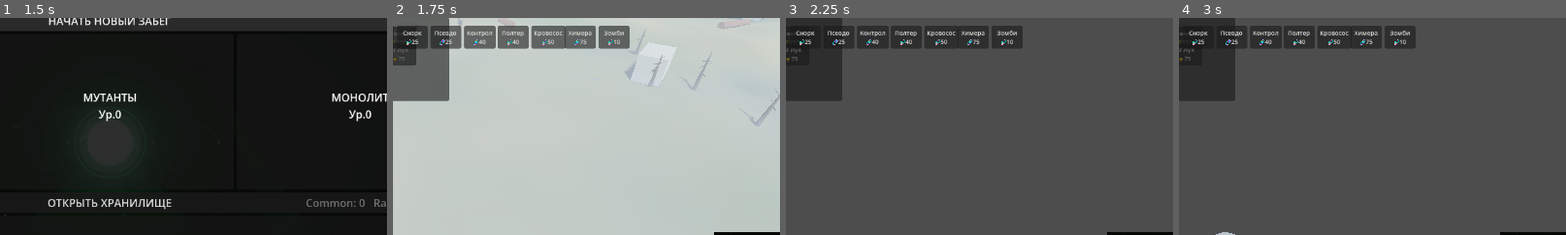
Above: before the commit, frames 1-4 (left to right).
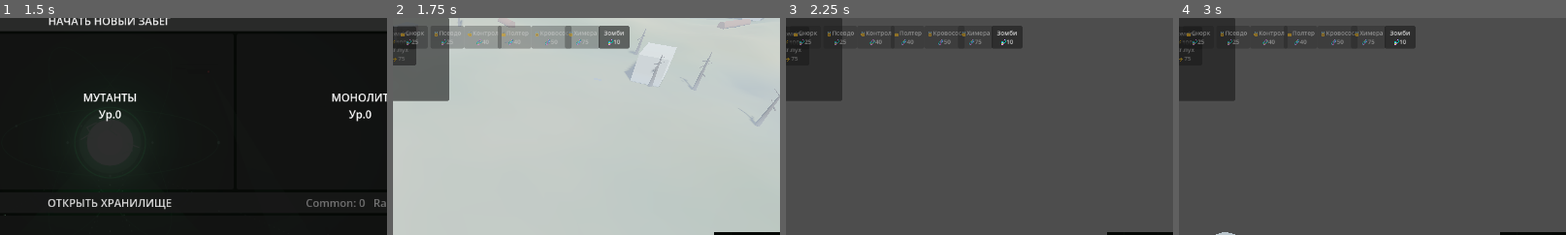
Above: after the commit, the same moments.

Repository: MisStiCc/StalkerRevert
Game: Godot game, scene res://scenes/ui/main_menu.tscn
Two runs of this game, one before a commit and one after it. Both use one fixed random seed, a clock stepped at 60 frames per second and the inputs below.
Inputs:
- Up to frame 1 (1.5 s): click "НОВАЯ ИГРА" at 0.5 s; click "НАЧАТЬ НОВЫЙ ЗАБЕГ" at 1.25 s
- Up to frame 2 (1.75 s): no input
- Up to frame 3 (2.25 s): click "▶ СТАРТ ЗАБЕГА" at 2 s
- Up to frame 4 (3 s): click "🔥 ВЫБРОС ⚡1000" at 2.75 s
The pictures show only the part of the screen within x 36-86%, y 10-60%; the shares and areas given below are measured in that part.

Frame 1 is identical in both runs. In frame 2, 3.8% of the frame differs, in the area x 2-54%, y 3-15%; in frame 3, 1.0%; in frame 4, 1.0%.

Commit message:
feat: гейтинг коллекции - без разблокировки мутант/арт в бой не применить; старт только со слабейшими, кампания открывает всех на 1 звезду (таблица 3-90 ур.), замки в HUD и магазине

Diff:
--- a/core/game_manager.gd
+++ b/core/game_manager.gd
@@ -117,6 +117,9 @@
 	if not current_save_data or not current_save_data.lab_data:
 		return false
 	var lab = current_save_data.lab_data
+	if not is_mutant_unlocked(mutant_type):
+		print("Магазин: мутант не разблокирован (кампания): " + mutant_type)
+		return false
 	if lab.biomass < price:
 		print("Магазин: недостаточно биомассы (нужно ", price, ")")
 		return false
@@ -130,6 +133,9 @@
 	if not current_save_data or not current_save_data.lab_data:
 		return false
 	var lab = current_save_data.lab_data
+	if not is_artifact_unlocked(artifact_type):
+		print("Магазин: артефакт не разблокирован (кампания): " + artifact_type)
+		return false
 	if lab.biomass < price:
 		print("Магазин: недостаточно биомассы (нужно ", price, ")")
 		return false
@@ -158,6 +164,57 @@
 	return false
 
 
+# ==================== ГЕЙТИНГ КОЛЛЕКЦИИ ====================
+
+func is_mutant_unlocked(mutant_type: String) -> bool:
+	return get_lab_data().unlocked_mutants.has(mutant_type)
+
+
+func is_artifact_unlocked(artifact_type: String) -> bool:
+	return get_lab_data().won_artifacts.has(artifact_type)
+
+
+## Коллекция = слабейшие с самого начала + всё, что открыл уровень кампании.
+## Вызывается при загрузке сейва, новой игре и после победы на уровне:
+## старые сейвы и пропущенные награды подтягиваются автоматически.
+func sync_collection_unlocks():
+	if not current_save_data or not current_save_data.lab_data:
+		return
+	var lab = current_save_data.lab_data
+	var changed := false
+	for type in GachaData.get_default_unlocked_mutants():
+		if not lab.unlocked_mutants.has(type):
+			lab.unlocked_mutants.append(type)
+			changed = true
+	for type in GachaData.get_default_unlocked_artifacts():
+		if not lab.won_artifacts.has(type):
+			lab.won_artifacts.append(type)
+			changed = true
+	var level := get_campaign_level()
+	for l in range(1, level + 1):
+		if _grant_campaign_unlocks(lab, l):
+			changed = true
+	if changed:
+		print("Коллекция синхронизирована с кампанией (уровень ", level, ")")
+
+
+## Открыть всё, что положено на уровне кампании. True - если что-то открылось
+func _grant_campaign_unlocks(lab, level: int) -> bool:
+	var entry: Dictionary = GachaData.get_unlocks_at(level)
+	var changed := false
+	for type in entry.get("mutants", []):
+		if not lab.unlocked_mutants.has(type):
+			lab.unlocked_mutants.append(type)
+			print("КОЛЛЕКЦИЯ: открыт мутант ", type, " (уровень кампании ", level, ")")
+			changed = true
+	for type in entry.get("artifacts", []):
+		if not lab.won_artifacts.has(type):
+			lab.won_artifacts.append(type)
+			print("КОЛЛЕКЦИЯ: открыт артефакт ", type, " (уровень кампании ", level, ")")
+			changed = true
+	return changed
+
+
 func _create_save_directory():
 	var dir = DirAccess.open("user://")
 	if not dir.dir_exists("saves"):
@@ -222,6 +279,7 @@
 		if save and save is SaveData:
 			current_save_data = save
 			_migrate_campaign_progress(save)
+			sync_collection_unlocks()
 			print("Сохранение активного слота загружено: " + str(active_save_slot))
 		else:
 			print("Файл сохранения активного слота поврежден: " + path)
@@ -345,6 +403,7 @@
 	if save and save is SaveData:
 		current_save_data = save
 		_migrate_campaign_progress(save)
+		sync_collection_unlocks()
 		# Загруженный слот становится активным: весь дальнейший прогресс пишется сюда
 		active_save_slot = clampi(slot, AUTOSAVE_SLOT, MANUAL_SLOTS)
 		_save_settings()
@@ -416,6 +475,7 @@
 	current_save_data.lab_data = LabData.new()
 	current_save_data.statistics = GameStatistics.new()
 	selected_campaign_level = 0
+	sync_collection_unlocks()
 
 	if save_to_active_slot():
 		change_scene("lab")
@@ -506,6 +566,7 @@
 	if level >= current_save_data.campaign_level:
 		current_save_data.campaign_level = mini(level + 1, CampaignData.TOTAL_LEVELS)
 		print("Кампания: открыт уровень " + str(current_save_data.campaign_level))
+		_grant_campaign_unlocks(current_save_data.lab_data, current_save_data.campaign_level)
 
 
 func process_run_result(result: Dictionary):
--- a/data/gacha_data.gd
+++ b/data/gacha_data.gd
@@ -8,6 +8,31 @@
 ## кампании (уровень CHIMERA_GUARANTEE_LEVEL).
 
 const CHIMERA_GUARANTEE_LEVEL: int = 50
+
+# ГЕЙТИНГ КОЛЛЕКЦИИ: пока тип не разблокирован, применить его в бою нельзя.
+# На старте доступны только слабейшие; кампания открывает остальных на 1 звезду.
+# Химера вне таблицы - джекпот гачи с гарантией на уровне 50.
+const DEFAULT_UNLOCKED_MUTANTS := ["zombie", "dog_mutant", "flesh"]
+const DEFAULT_UNLOCKED_ARTIFACTS := ["common_artifact", "battery_artifact", "glowstick_artifact"]
+
+# Уровень кампании -> что открывается (мутанты по силе, арты по редкости)
+const UNLOCK_TABLE := {
+	3: {"artifacts": ["slime_artifact", "spark_artifact"]},
+	5: {"mutants": ["snork_mutant"], "artifacts": ["gas_bottle_artifact"]},
+	8: {"mutants": ["pseudodog"]},
+	10: {"artifacts": ["rare_artifact", "energy_artifact"]},
+	15: {"mutants": ["poltergeist"]},
+	20: {"mutants": ["controller_mutant"], "artifacts": ["clock_artifact"]},
+	25: {"mutants": ["bloodsucker"], "artifacts": ["hourglass_artifact"]},
+	30: {"artifacts": ["graviton_artifact"]},
+	35: {"artifacts": ["fireball_artifact"]},
+	40: {"artifacts": ["jumper_artifact", "flesh_artifact"]},
+	45: {"mutants": ["pseudogiant"]},
+	60: {"artifacts": ["void_artifact"]},
+	70: {"artifacts": ["heart_artifact"]},
+	80: {"artifacts": ["storm_artifact"]},
+	90: {"artifacts": ["uranium_artifact"]},
+}
 
 # Пул мутантов: редкость -> [тип, вес]
 # Химера - джекпот: исключена из пула до 30 уровня кампании, дальше её вес растёт
@@ -73,6 +98,27 @@
 
 static func display_name(type: String) -> String:
 	return DISPLAY_NAMES.get(type, type)
+
+
+static func get_default_unlocked_mutants() -> Array:
+	return DEFAULT_UNLOCKED_MUTANTS.duplicate()
+
+
+static func get_default_unlocked_artifacts() -> Array:
+	return DEFAULT_UNLOCKED_ARTIFACTS.duplicate()
+
+
+static func get_unlocks_at(campaign_level: int) -> Dictionary:
+	return UNLOCK_TABLE.get(int(campaign_level), {})
+
+
+## Уровень кампании, на котором открывается тип. 0 = доступен с самого начала.
+static func get_unlock_campaign_level(type: String) -> int:
+	for level in UNLOCK_TABLE:
+		var entry: Dictionary = UNLOCK_TABLE[level]
+		if entry.get("mutants", []).has(type) or entry.get("artifacts", []).has(type):
+			return int(level)
+	return 0
 
 
 static func get_shop_mutants() -> Array:
--- a/ui/hud/hud.gd
+++ b/ui/hud/hud.gd
@@ -57,6 +57,7 @@
 var _break_next_wave: int = 0
 var emission_timer: float = 0.0
 var is_emission_active: bool = false
+var _mutant_buttons: Dictionary = {}
 
 
 func _ready():
@@ -112,6 +113,7 @@
 		poltergeist_button: "poltergeist", bloodsucker_button: "bloodsucker",
 		chimera_button: "chimera", zombie_button: "zombie",
 	}
+	_mutant_buttons = mutants
 	for btn in anomalies:
 		var cost: int = int(am.get_anomaly_cost(anomalies[btn])) if am else 0
 		btn.text = btn.text + "
@@ -120,6 +122,19 @@
 		var cost: int = int(sm.get_mutant_cost(mutants[btn])) if sm else 0
 		btn.text = btn.text + "
 🧬" + str(cost)
+	refresh_mutant_unlocks()
+
+
+func refresh_mutant_unlocks():
+	"""Гейтинг коллекции: неразблокированный мутант в бою не применить"""
+	var gm = get_tree().get_first_node_in_group("game_manager")
+	for btn in _mutant_buttons:
+		var type: String = _mutant_buttons[btn]
+		var unlocked: bool = gm.is_mutant_unlocked(type) if gm else true
+		btn.disabled = not unlocked
+		btn.tooltip_text = "Не разблокирован: откройте кампанией или гачей" if not unlocked else ""
+		if not unlocked and not btn.text.begins_with("🔒"):
+			btn.text = "🔒" + btn.text
 
 
 func _connect_buttons():
--- a/ui/lab/lab_controller.gd
+++ b/ui/lab/lab_controller.gd
@@ -438,19 +438,29 @@
 		var type: String = entry[0]
 		var price: float = entry[2]
 		var btn := Button.new()
-		btn.text = _shop_item_text(entry[1], type, true) + "
+		if lab_data and not lab_data.unlocked_mutants.has(type):
+			btn.disabled = true
+			btn.text = entry[1] + "
+🔒 уровень " + str(GachaData.get_unlock_campaign_level(type))
+		else:
+			btn.text = _shop_item_text(entry[1], type, true) + "
 🧬" + str(int(price))
+			btn.pressed.connect(_on_shop_buy.bind("mutant", type, price))
 		btn.custom_minimum_size = Vector2(160, 34)
-		btn.pressed.connect(_on_shop_buy.bind("mutant", type, price))
 		mutant_grid.add_child(btn)
 	for entry in GachaData.get_shop_artifacts():
 		var type: String = entry[0]
 		var price: float = entry[2]
 		var btn := Button.new()
-		btn.text = _shop_item_text(entry[1], type, false) + "
+		if lab_data and not lab_data.won_artifacts.has(type):
+			btn.disabled = true
+			btn.text = entry[1] + "
+🔒 уровень " + str(GachaData.get_unlock_campaign_level(type))
+		else:
+			btn.text = _shop_item_text(entry[1], type, false) + "
 🧬" + str(int(price))
+			btn.pressed.connect(_on_shop_buy.bind("artifact", type, price))
 		btn.custom_minimum_size = Vector2(240, 34)
-		btn.pressed.connect(_on_shop_buy.bind("artifact", type, price))
 		artifact_grid.add_child(btn)
 
 
--- a/zones/zone_controller.gd
+++ b/zones/zone_controller.gd
@@ -533,6 +533,10 @@
 	print("=== ВЕХА ВЫЖИВАНИЯ: ", reward.get("label", ""), " ===")
 	if reward.has("mutant"):
 		spawn_manager.queue_reward_mutant(reward["mutant"])
+		# Мутант мог открыться впервые - обновляем замки в HUD
+		var hud = get_tree().get_first_node_in_group("hud")
+		if hud and hud.has_method("refresh_mutant_unlocks"):
+			hud.refresh_mutant_unlocks()
 	_grant_artifact_reward(reward.get("artifact", "common_artifact"), reward.get("label", ""))
 
 
@@ -717,6 +721,13 @@
 	if not spawn_manager:
 		return null
 
+	# Гейтинг коллекции: не разблокирован кампанией/гачей - в бой не применить.
+	# Наградные мутанты идут мимо (spawn_manager напрямую) - они уже разблокированы.
+	var gm = get_tree().get_first_node_in_group("game_manager")
+	if gm and not gm.is_mutant_unlocked(mutant_type):
+		print("Зона: мутант не разблокирован - откройте его кампанией или гачей: " + mutant_type)
+		return null
+
 	var cost = spawn_manager.get_mutant_cost(mutant_type)
 	if not resource_manager.spend_biomass(cost):
 		print("Недостаточно биомассы для " + mutant_type + " (нужно: " + str(cost) + ")")
